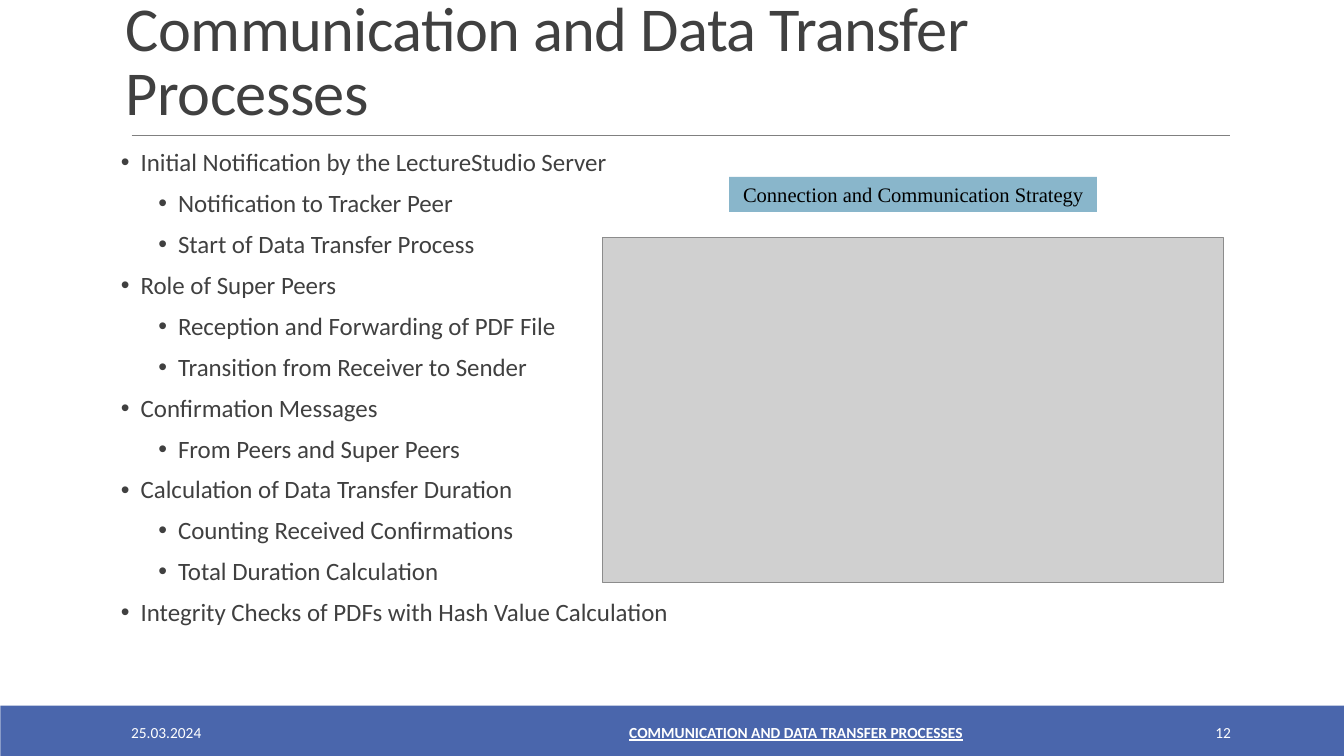
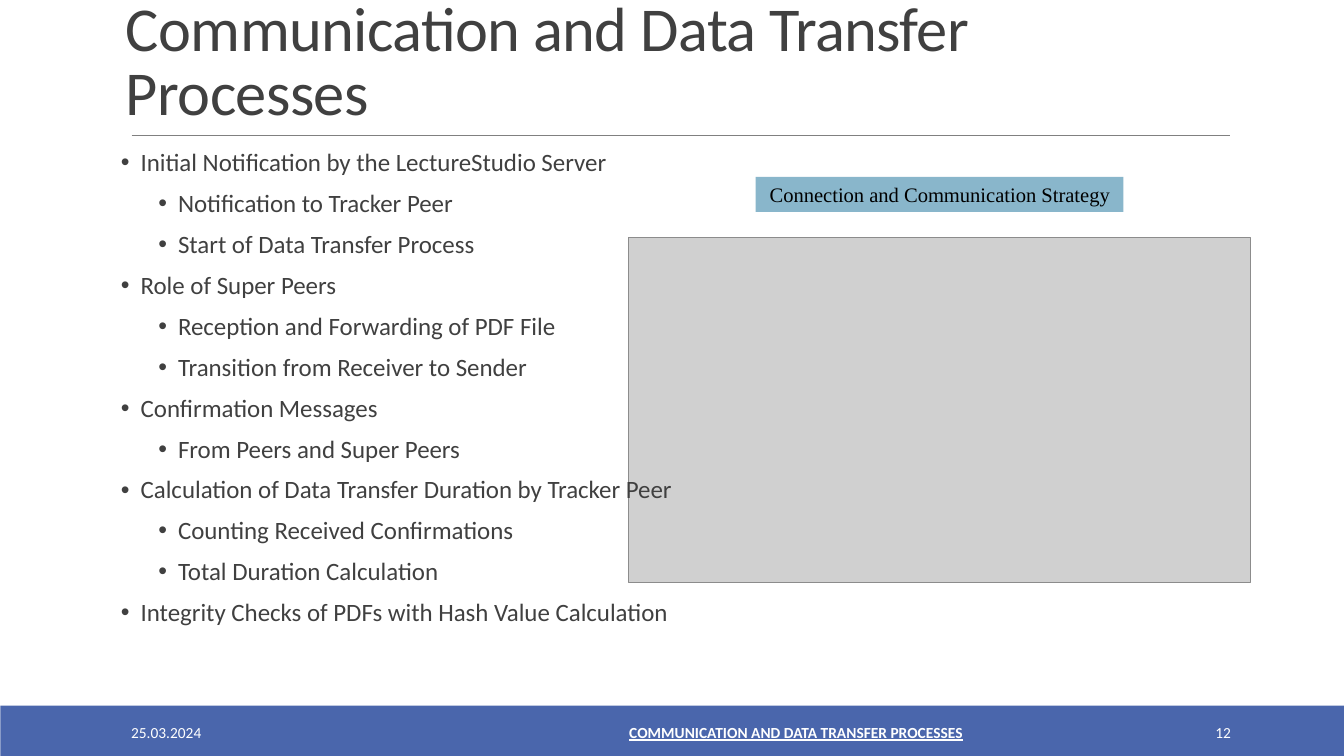
Before and after one commit to oezcankaraca/abschlussvortrag, a slide deck: slide 12 of Abschlussvortrag.pptx. Drawn at 1344x756 pixels with LibreOffice and Linux fonts; fonts in the diff are those of the drawing; grey boxes stand for pictures. Boxes give left, top, right and bottom in pixels: in the first picture for what was removed or moved away, otherwise in the second. Text is boxed around its words. In the diff, an @@ line names an element or a change of style, - is before the commit and + after.

```diff
--- a/Abschlussvortrag.pptx
+++ b/Abschlussvortrag.pptx
@@ rectangle "Connection and Communication Strategy": place and size @@
-rectangle "Connection and Communication Strategy" at (729,176,1097,212)
+rectangle "Connection and Communication Strategy" at (756,176,1124,212)
@@ picture: place and size @@
-picture at (602,238,1224,583)
+picture at (629,238,1251,583)
@@ text at (141,478,672,504): text changed @@
-• Calculation of Data Transfer Duration
+• Calculation of Data Transfer Duration by Tracker Peer
```
Also in this commit, not shown: 4 other slides changed, 3 other files.
